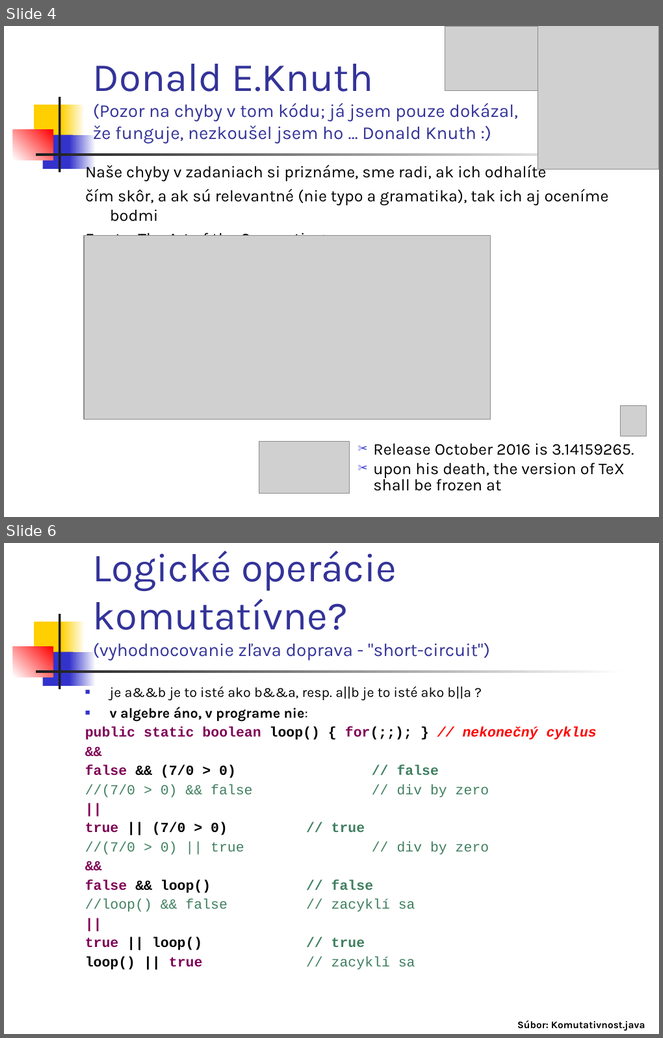
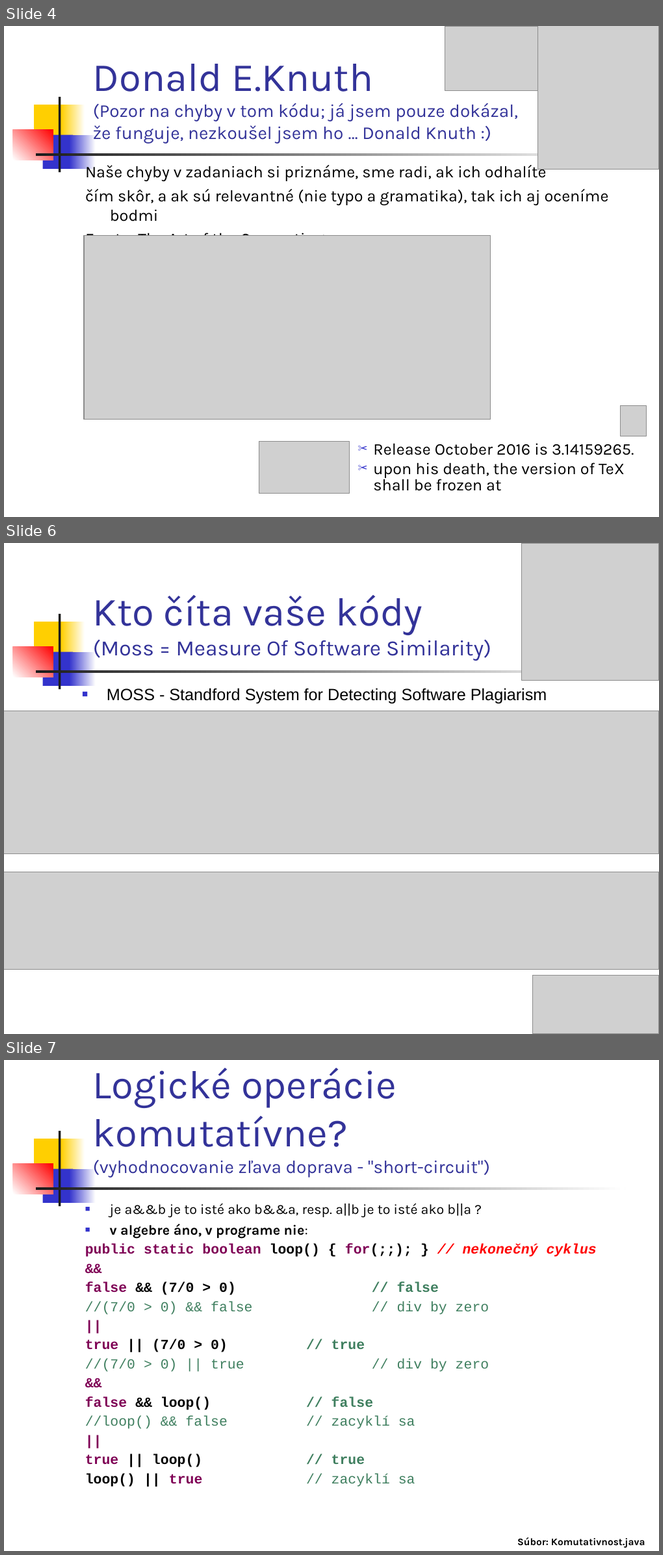
Before and after one commit to Programovanie4/Prednasky, a slide deck: 02/02_java.ppt. Shown one above the other, each under a label of ours: slides 4 and 6 before the commit, slides 4, 6 and 7 after it; the slides between them are not shown. The pictures are 663x1038 and 663x1555 pixels, drawn with LibreOffice and Linux fonts; fonts in the diff are those of the drawing; grey boxes stand for pictures. Boxes give left, top, right and bottom in pixels: in the first picture for what was removed or moved away, otherwise in the second. Text is boxed around its words. In the diff, an @@ line names an element or a change of style, - is before the commit and + after.

```diff
--- a/02/02_java.ppt
+++ b/02/02_java.ppt
@@ slide 6 added at <box>4,543,659,1034</box>, background #FFFFFF; not listed: 7 template elements that a slide beside it also shows @@
@@ picture added at <box>521,543,659,681</box> @@
@@ title added at <box>93,595,492,661</box>, 24 pt, text #333399 @@
+Kto číta vaše kódy
+(Moss = Measure Of Software Similarity)
@@ text added at <box>107,688,547,704</box>, 18 pt, text #000000 @@
+■ MOSS - Standford System for Detecting Software Plagiarism
@@ picture added at <box>4,711,659,854</box> @@
@@ picture added at <box>4,872,659,969</box> @@
@@ picture added at <box>532,975,659,1034</box> @@
@@ what was slide 6 is now slide 7 @@
```
Also in this commit, not shown: 12 slides changed, 1 other file.
